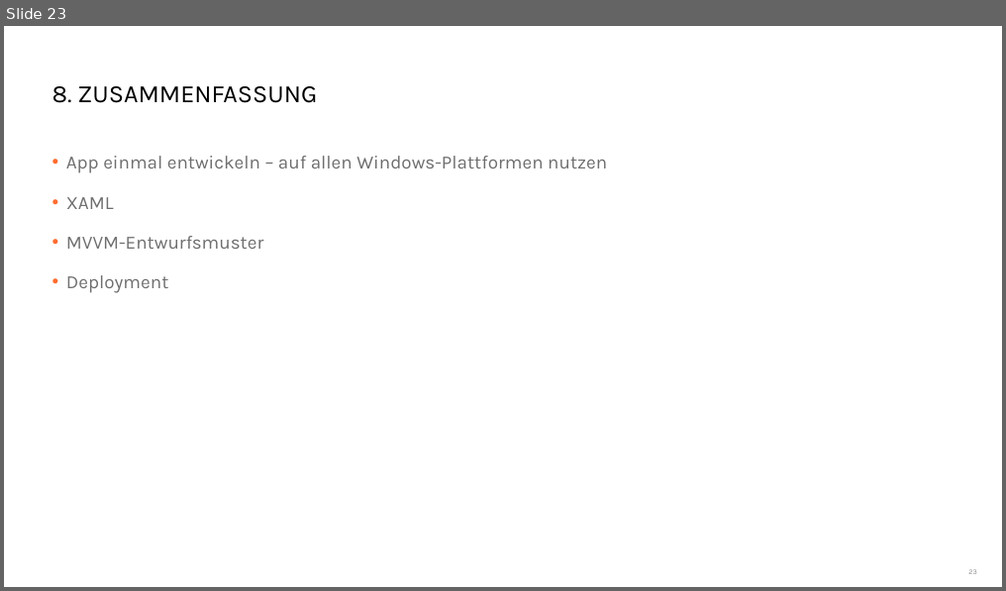
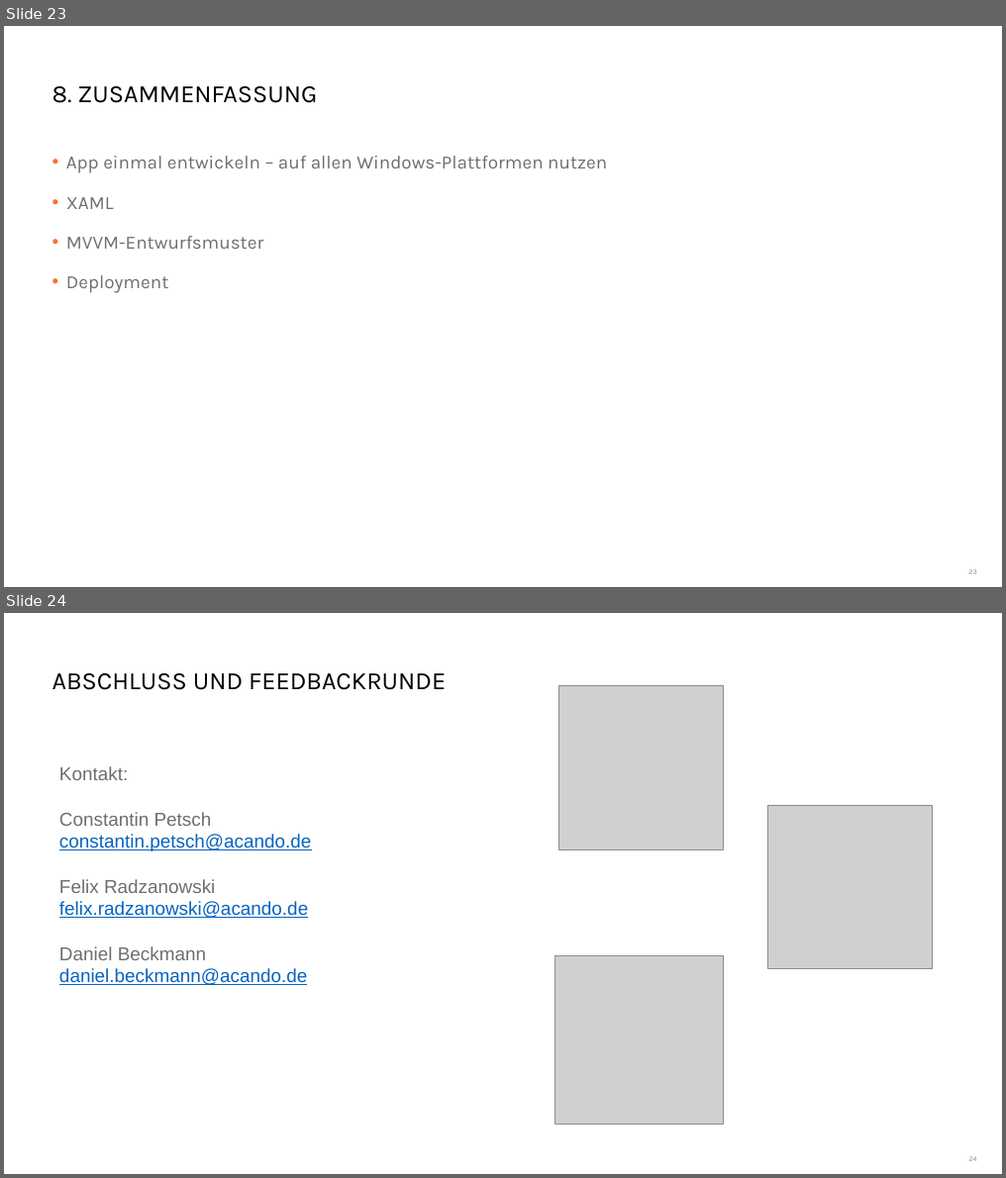
Before and after one commit to danielbeckmann/DotNETJumpStart, a slide deck: 06. Entwicklung einer App für Windows Phone/06. Entwicklung einer App für Windows Phone.pptx. Shown one above the other, each under a label of ours: slide 23 before the commit, slides 23 and 24 after it. The pictures are 1006x591 and 1006x1178 pixels, drawn with LibreOffice and Linux fonts; fonts in the diff are those of the drawing; grey boxes stand for pictures; background and template pictures are left out. Boxes give left, top, right and bottom in pixels: in the first picture for what was removed or moved away, otherwise in the second. Text is boxed around its words. In the diff, an @@ line names an element or a change of style, - is before the commit and + after.

```diff
--- a/06. Entwicklung einer App für Windows Phone/06. Entwicklung einer App für Windows Phone.pptx
+++ b/06. Entwicklung einer App für Windows Phone/06. Entwicklung einer App für Windows Phone.pptx
@@ slide 24 added at <box>4,613,1002,1174</box>, background #FFFFFF @@
@@ title added at <box>53,673,446,690</box>, 24 pt, text #000000 @@
+ABSCHLUSS UND FEEDBACKRUNDE
@@ picture added at <box>558,685,723,850</box> @@
@@ text added at <box>59,766,311,985</box>, 18 pt, text #0563C1, underline @@
+Kontakt:
+Constantin Petsch
+constantin.petsch@acando.de
+Felix Radzanowski
+felix.radzanowski@acando.de
+Daniel Beckmann
+daniel.beckmann@acando.de
@@ picture added at <box>767,805,932,969</box> @@
@@ picture added at <box>555,956,724,1124</box> @@
@@ page number added at <box>969,1157,977,1161</box>, 7 pt, text #8C8C8C @@
+24
```
Also in this commit, not shown: 5 other files.
